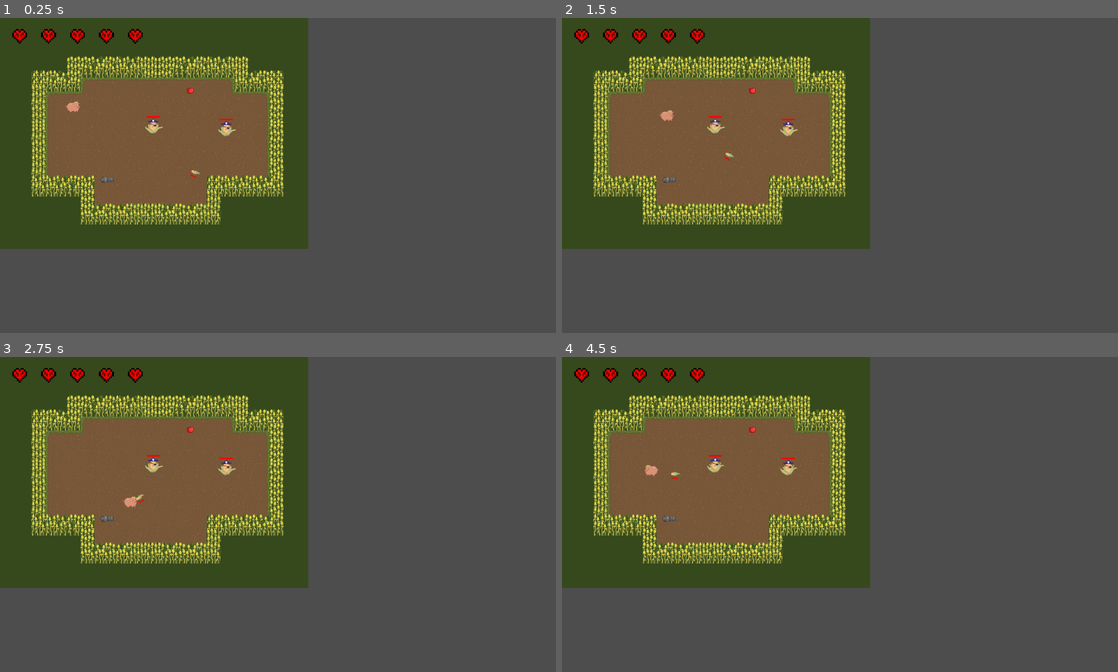
Above: before the commit, frames 1-4 (two rows, left to right).
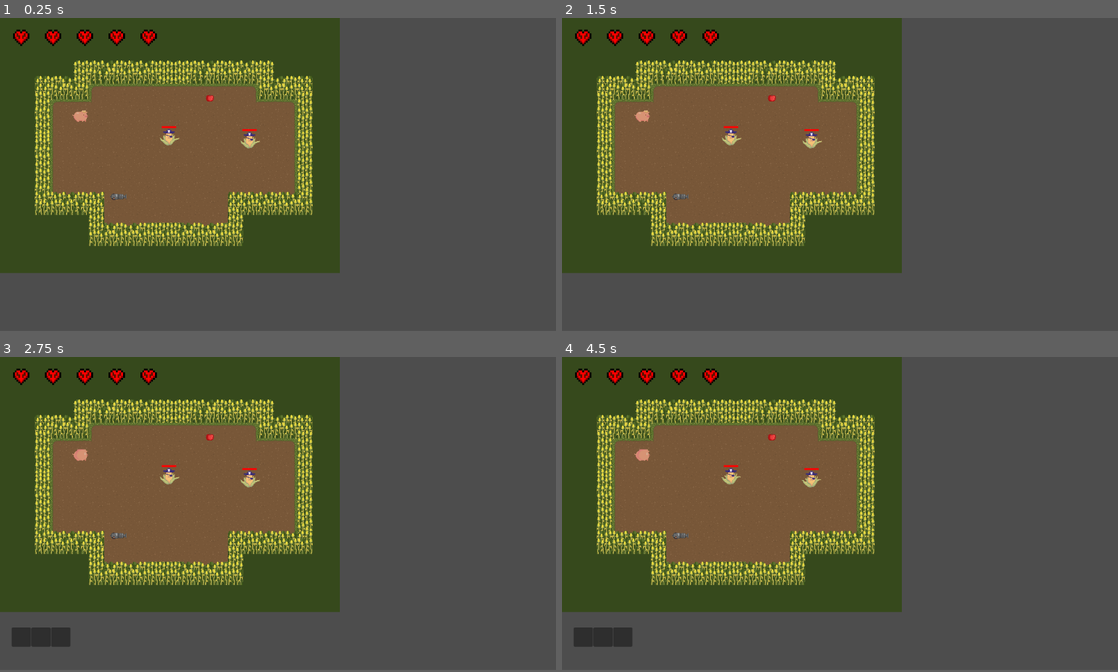
Above: after the commit, the same moments.

Repository: JasonLee4/MaizeRunnerGame
Game: Godot game, scene res://scenes/levels/main_level.tscn
Same seed, same stepped clock (60 frames per second), same inputs: the game is played once before the commit and once after it.
Inputs (mouse positions are in pixels of both pictures, inside the frame that each line leads up to):
- Up to frame 1 (0.25 s): no input
- Up to frame 2 (1.5 s): move the mouse to (962, 159) at 0.52 s; hold D (right) 0.53-1.28 s; tap Space (dash) at 0.6 s; tap Q (q, bound only after the commit) at 0.8, 1.35 s; move the mouse to (728, 191) at 1.27 s; hold S (down) from 1.28 s (still down)
- Up to frame 3 (2.75 s): tap Space (dash) at 1.55 s; move the mouse to (333, 445) at 2.02 s; release S (down) at 2.03 s; hold D (right) from 2.03 s (still down); hold F (advance_dialogue) from 2.03 s (still down); tap Q (q, bound only after the commit) at 2.3 s
- Up to frame 4 (4.5 s): move the mouse to (812, 577) at 2.77 s; release D (right) at 2.78 s; release F (advance_dialogue) at 2.78 s; hold W (up) 2.78-3.53 s; tap Space (dash) at 2.85 s; move the mouse to (1006, 561) at 3.52 s; hold A (left) from 3.53 s (still down); click (1006, 561) at 3.6 s; tap Q (q, bound only after the commit) at 3.8, 4.35 s; move the mouse to (673, 467) at 4.27 s
In our replay, the window is 800x453 before the commit and 800x450 after it. These sizes can differ from the game's own. Grey fills any space a smaller window leaves; there, only what the larger window draws over its background counts as a difference.

The runs differ from the first frame. In frame 1, 22% of the frame differs, in the area x 0-62%, y 0-82%; in frame 2, 22%; in frame 3, 23%; in frame 4, 23%, in the area x 0-62%, y 0-92%.
Error after the commit: Invalid access to property or key 'craft_torch' on a base object of type 'null instance'. (res://scenes/characters/pig.gd:35)

Commit message:
light and inventory with wood

Diff:
--- a/project.godot
+++ b/project.godot
@@ -21,8 +21,7 @@
 
 [display]
 
-window/size/viewport_width=1270
-window/size/viewport_height=720
+window/stretch/mode="viewport"
 
 [dotnet]
 
@@ -80,6 +79,11 @@
 "events": [Object(InputEventMouseButton,"resource_local_to_scene":false,"resource_name":"","device":-1,"window_id":0,"a …(253 unchanged characters)…
 ]
 }
+q={
+"deadzone": 0.5,
+"events": [Object(InputEventKey,"resource_local_to_scene":false,"resource_name":"","device":-1,"window_id":0,"alt_pressed":false,"shift_pressed":false,"ctrl_pressed":false,"meta_pressed":false,"pressed":false,"keycode":0,"physical_keycode":81,"key_label":0,"unicode":113,"echo":false,"script":null)
+]
+}
 
 [layer_names]
 
--- a/scenes/characters/Pig.gd
+++ b/scenes/characters/Pig.gd
@@ -3,7 +3,7 @@
 var pigbullet_scene = preload("res://scenes/projectiles/pigbullet.tscn")
 
 @onready var state_machine = get_node("player_state_machine")
-
+@onready var fire_place = get_tree().current_scene.get_node("FirePlace")
 
 #Dash variable
 var dashDirection = Vector2(1,0)
@@ -25,25 +25,27 @@
 var equipped = false
 var curr_bullet_sprite
 
-#var all_weapons = {"cannon": preload("res://scenes/items/weapons/cannon.tscn")}
-#var curr_weapon
-#var cannon_instance
-#func get_input():
-	#var input_direction = Input.get_vector("left","right" , "up", "down")
-	#velocity = input_direction * speed
-	#
-		#
-	#dash(input_direction)
+@export var inv: Inventory
 
-#func _ready():
-	#
-	#cannon_instance = all_weapons["cannon"].instantiate()
-	#cannon_instance.connect("equipweapon",equip_weapon)
+#func on_item_picked_up(item_name: String):
+	#inventory.add_item(item_name)
+	#print(inventory.get_items())
+#
+func _ready():
+	fire_place.craft_torch.connect(craft)
+
+func craft():
+	if inv.slots[0].amount >= 2:
+		print("crafting... using wood...")
+		inv.remove_item(inv.slots[0].item, 2)
+		print(inv.slots[0].amount)
+		pass
 
 
 func _physics_process(delta):
 	# run through states
 	state_machine.process_states(delta)
+	$piglight.look_at(get_global_mouse_position())
 
 	if velocity != Vector2(0,0):
 		if state_machine.selected_state.name == "state_rolling":
@@ -61,12 +63,12 @@
 			$weapon_sprite.flip_h = true
 			$Roll.flip_h = true
 			$Marker2D.position.x = -1 * abs($Marker2D.position.x)
+
 		else:
 			$Sprite2D.flip_h = false
 			$weapon_sprite.flip_h = false
 			$Roll.flip_h = false
 			$Marker2D.position.x = abs($Marker2D.position.x)
-
 
 
 	else:
@@ -163,7 +165,7 @@
 		$dmg_iframe_cooldown.start()
 
 
-		print("player took ",damage," damage")
+		#print("player took ",damage," damage")
 
 
 
@@ -177,3 +179,16 @@
 
 func _on_dmg_iframe_cooldown_timeout():
 	invulnerable = false
+
+
+
+func _on_piglightarea_body_entered(body):
+	# weeping angel /freeze in place behavior
+	if body.has_method("enemy"):
+		body.freeze = true
+
+
+func collect(item):
+	print("collected ", item.name)
+	inv.insert(item)
+	print(inv.slots[0].item.name, inv.slots[0].amount)
--- a/scenes/enemies/enemy.gd
+++ b/scenes/enemies/enemy.gd
@@ -2,7 +2,7 @@
 class_name enemy
 
 @export var speed = 100
-
+@export var freeze = false
 var MAX_HEALTH = 100
 var health = MAX_HEALTH
 var damage = 1
@@ -37,13 +37,13 @@
 
 func _on_enemy_hitbox_body_entered(body):
 	if body.has_method("player"):
-		body.enemies_pig_can_attack.append(self)
+		#body.enemies_pig_can_attack.append(self)
 		#player_in_hitbox = true
 		player = body
 
 func _on_enemy_hitbox_body_exited(body):
 	if body.has_method("player"):
-		body.enemies_pig_can_attack.erase(self)
+		#body.enemies_pig_can_attack.erase(self)
 		#player_in_hitbox = false
 		player = null
 
--- a/scenes/enemies/followingEnemy.gd
+++ b/scenes/enemies/followingEnemy.gd
@@ -6,6 +6,8 @@
 @onready var pig = owner.get_node("Pig")
 
 func move():
+	if freeze:
+		speed = 0
 	assert(pig != null)
 	pig_position  = pig.global_position
 	target_position = (pig_position-position).normalized()
@@ -26,7 +28,7 @@
 	MAX_HEALTH = 50
 	health = 50
 	damage = 0
-
+	visible = false
 	#var mob_types = $AnimatedSprite2D.sprite_frames.get_animation_names()
 	#$AnimatedSprite2D.play(mob_types[randi() % mob_types.size()])
 	$Healthbar.max_value = MAX_HEALTH
--- a/scenes/enemies/followingEnemy.tscn
+++ b/scenes/enemies/followingEnemy.tscn
@@ -1,7 +1,7 @@
-[gd_scene load_steps=13 format=3 uid="uid://cu6fbl27cj8ni"]
+[gd_scene load_steps=14 format=3 uid="uid://cu6fbl27cj8ni"]
 
 [ext_resource type="Script" path="res://scenes/enemies/followingEnemy.gd" id="1_dfq2f"]
-[ext_resource type="Texture2D" uid="uid://dr0ojxowr51kt" path="res://assets/spritesheets/leechfat.png" id="2_ifx37"]
+[ext_resource type="Texture2D" uid="uid://b04yg0hexyo6d" path="res://assets/spritesheets/rat.png" id="2_2b52o"]
 [ext_resource type="Texture2D" uid="uid://825vqg53eb4y" path="res://assets/enemyFlyingAlt_1.png" id="2_o6mjj"]
 [ext_resource type="Texture2D" uid="uid://emfpb4u68gqe" path="res://assets/enemyFlyingAlt_2.png" id="3_x7ygf"]
 [ext_resource type="Texture2D" uid="uid://cwu076qg8x6r6" path="res://assets/enemySwimming_1.png" id="4_66qlc"]
@@ -9,6 +9,9 @@
 [ext_resource type="Texture2D" uid="uid://dal1l060e2lks" path="res://assets/enemyWalking_1.png" id="6_jb3bn"]
 [ext_resource type="Texture2D" uid="uid://b3vtti24til65" path="res://assets/enemyWalking_2.png" id="7_o4sbv"]
 [ext_resource type="Script" path="res://scenes/enemies/Healthbar.gd" id="8_quany"]
+
+[sub_resource type="CanvasItemMaterial" id="CanvasItemMaterial_uktgw"]
+light_mode = 2
 
 [sub_resource type="SpriteFrames" id="SpriteFrames_kwn2n"]
 animations = [{
@@ -60,8 +63,9 @@
 speed = 60
 
 [node name="Sprite2D" type="Sprite2D" parent="."]
-scale = Vector2(0.5, 0.5)
-texture = ExtResource("2_ifx37")
+material = SubResource("CanvasItemMaterial_uktgw")
+scale = Vector2(0.2, 0.2)
+texture = ExtResource("2_2b52o")
 flip_h = true
 
 [node name="AnimatedSprite2D" type="AnimatedSprite2D" parent="."]
--- /dev/null
+++ b/scenes/items/inventory/Inventory.gd
@@ -0,0 +1,39 @@
+extends Resource
+
+class_name Inventory
+
+signal update
+
+@export var slots: Array[Inventory_Slot]
+
+func insert(item: Inv_Item):
+	var itemslots = slots.filter(func(slot): return slot.item == item)
+	if !itemslots.is_empty():
+		itemslots[0].amount += 1
+	else:
+		var emptyslots = slots.filter(func(slot) : return slot.item ==  null)
+		if !emptyslots.is_empty():
+			emptyslots[0].item = item
+			emptyslots[0].amount = 1
+	update.emit()
+
+func remove_item(item: Inv_Item, amount):
+	print("removing item...")
+	var itemslots = slots.filter(func(slot): return slot.item == item)
+	if !itemslots.is_empty():
+		itemslots[0].amount -= amount
+#func add_item(item):
+	#if _content.has(item):
+		#_content[item] += 1
+		#
+	#else:
+		#_content[item] = 4
+		#
+#
+#func remove_item(item):
+	#
+	#if _content.has(item) and _content[item] > 0:
+		#_content[item] -= 1
+	#
+#func get_items():
+	#return _content
--- /dev/null
+++ b/scenes/items/inventory/inv_items/InvItem.gd
@@ -0,0 +1,6 @@
+extends Resource
+
+class_name Inv_Item
+
+@export var name: String = ""
+@export var texture: Texture2D
--- /dev/null
+++ b/scenes/items/inventory/inv_items/wood.tres
@@ -0,0 +1,9 @@
+[gd_resource type="Resource" script_class="Inv_Item" load_steps=3 format=3 uid="uid://d0rlo1xffr4of"]
+
+[ext_resource type="Script" path="res://scenes/items/inventory/inv_items/InvItem.gd" id="1_bxbkl"]
+[ext_resource type="Texture2D" uid="uid://0gfyq1lcklhe" path="res://assets/spritesheets/wood.png" id="2_skcmn"]
+
+[resource]
+script = ExtResource("1_bxbkl")
+name = "wood"
+texture = ExtResource("2_skcmn")
--- /dev/null
+++ b/scenes/items/inventory/inventory_slot.gd
@@ -0,0 +1,7 @@
+extends Resource
+
+class_name Inventory_Slot
+
+@export var item: Inv_Item
+
+@export var amount: int
--- /dev/null
+++ b/scenes/items/inventory/piginv.tres
@@ -0,0 +1,20 @@
+[gd_resource type="Resource" script_class="Inventory" load_steps=6 format=3 uid="uid://cr8t1dk3ea4ah"]
+
+[ext_resource type="Script" path="res://scenes/items/inventory/Inventory.gd" id="1_a1trc"]
+[ext_resource type="Script" path="res://scenes/items/inventory/inventory_slot.gd" id="2_3kuck"]
+
+[sub_resource type="Resource" id="Resource_57t06"]
+script = ExtResource("2_3kuck")
+amount = 0
+
+[sub_resource type="Resource" id="Resource_wded8"]
+script = ExtResource("2_3kuck")
+amount = 0
+
+[sub_resource type="Resource" id="Resource_7jcos"]
+script = ExtResource("2_3kuck")
+amount = 0
+
+[resource]
+script = ExtResource("1_a1trc")
+slots = Array[ExtResource("2_3kuck")]([SubResource("Resource_57t06"), SubResource("Resource_wded8"), SubResource("Resource_7jcos")])
--- /dev/null
+++ b/scenes/items/item.gd
@@ -0,0 +1,11 @@
+extends Node
+
+class_name Item
+
+#const Database = {
+	#"wood" : {
+		#"name" : "Wood",
+		#"scene" : "res://scenes/items/wood.tscn"
+		#
+	#}
+#}
--- /dev/null
+++ b/scenes/items/torch.gd
@@ -0,0 +1 @@
+extends RigidBody2D
--- /dev/null
+++ b/scenes/items/torch.tscn
@@ -0,0 +1,21 @@
+[gd_scene load_steps=4 format=3 uid="uid://efwdnoirj55t"]
+
+[ext_resource type="Script" path="res://scenes/items/torch.gd" id="1_kfmpc"]
+
+[sub_resource type="RectangleShape2D" id="RectangleShape2D_rbb71"]
+
+[sub_resource type="CircleShape2D" id="CircleShape2D_ydk86"]
+
+[node name="Torch" type="RigidBody2D"]
+gravity_scale = 0.0
+script = ExtResource("1_kfmpc")
+
+[node name="Sprite2D" type="Sprite2D" parent="."]
+
+[node name="CollisionShape2D" type="CollisionShape2D" parent="."]
+shape = SubResource("RectangleShape2D_rbb71")
+
+[node name="Area2D" type="Area2D" parent="."]
+
+[node name="CollisionShape2D" type="CollisionShape2D" parent="Area2D"]
+shape = SubResource("CircleShape2D_ydk86")
--- /dev/null
+++ b/scenes/items/wood.gd
@@ -0,0 +1,8 @@
+extends Node2D
+
+@export var item: Inv_Item
+
+func _on_area_2d_body_entered(body):
+	if body.has_method("collect"):
+		body.collect(item)
+		queue_free()
--- /dev/null
+++ b/scenes/items/wood.tscn
@@ -0,0 +1,24 @@
+[gd_scene load_steps=5 format=3 uid="uid://ceek5f5hxvohe"]
+
+[ext_resource type="Texture2D" uid="uid://0gfyq1lcklhe" path="res://assets/spritesheets/wood.png" id="1_huaco"]
+[ext_resource type="Script" path="res://scenes/items/wood.gd" id="1_wgwtm"]
+[ext_resource type="Resource" uid="uid://d0rlo1xffr4of" path="res://scenes/items/inventory/inv_items/wood.tres" id="2_lihq0"]
+
+[sub_resource type="CircleShape2D" id="CircleShape2D_jyc43"]
+radius = 18.0
+
+[node name="Wood" type="Node2D"]
+script = ExtResource("1_wgwtm")
+item = ExtResource("2_lihq0")
+
+[node name="Sprite2D" type="Sprite2D" parent="."]
+texture = ExtResource("1_huaco")
+
+[node name="Area2D" type="Area2D" parent="."]
+collision_layer = 4
+
+[node name="CollisionShape2D" type="CollisionShape2D" parent="Area2D"]
+position = Vector2(1, 0)
+shape = SubResource("CircleShape2D_jyc43")
+
+[connection signal="body_entered" from="Area2D" to="." method="_on_area_2d_body_entered"]
--- /dev/null
+++ b/scenes/objects/FirePlace.gd
@@ -0,0 +1,23 @@
+extends StaticBody2D
+
+class_name FirePlace
+
+var crafting_available
+signal craft_torch
+
+func _physics_process(delta):
+	if Input.is_action_just_pressed("interact") and crafting_available:
+		# get crafting ready
+		craft_torch.emit()
+		await get_tree().create_timer(1).timeout
+
+
+func _on_area_2d_body_entered(body):
+	if body.has_method("player"):
+		crafting_available = true
+
+
+
+func _on_area_2d_body_exited(body):
+	if body.has_method("player"):
+		crafting_available = false
--- /dev/null
+++ b/scenes/objects/FirePlace.tscn
@@ -0,0 +1,32 @@
+[gd_scene load_steps=5 format=3 uid="uid://bvxtel4kt8t1d"]
+
+[ext_resource type="Texture2D" uid="uid://c64m8bioy63m1" path="res://assets/spritesheets/apple.png" id="1_dq3mn"]
+[ext_resource type="Script" path="res://scenes/objects/FirePlace.gd" id="1_m0kst"]
+
+[sub_resource type="RectangleShape2D" id="RectangleShape2D_5ybjv"]
+size = Vector2(76, 59)
+
+[sub_resource type="CircleShape2D" id="CircleShape2D_7c7er"]
+radius = 31.0161
+
+[node name="FirePlace" type="StaticBody2D"]
+script = ExtResource("1_m0kst")
+
+[node name="Sprite2D" type="Sprite2D" parent="."]
+position = Vector2(0, -9.53674e-07)
+scale = Vector2(2.125, 2.20833)
+texture = ExtResource("1_dq3mn")
+
+[node name="Area2D" type="Area2D" parent="."]
+collision_layer = 4
+
+[node name="CollisionShape2D" type="CollisionShape2D" parent="Area2D"]
+position = Vector2(1, 12.5)
+shape = SubResource("RectangleShape2D_5ybjv")
+
+[node name="CollisionShape2D" type="CollisionShape2D" parent="."]
+position = Vector2(1, 0)
+shape = SubResource("CircleShape2D_7c7er")
+
+[connection signal="body_entered" from="Area2D" to="." method="_on_area_2d_body_entered"]
+[connection signal="body_exited" from="Area2D" to="." method="_on_area_2d_body_exited"]
--- /dev/null
+++ b/scenes/ui/hot_bar.gd
@@ -0,0 +1,33 @@
+extends Control
+
+var is_open = false
+@onready var inventory = preload("res://scenes/items/inventory/piginv.tres")
+@onready var slots = $GridContainer.get_children()
+
+
+
+func _ready():
+	inventory.update.connect(update_slots)
+	update_slots()
+	close()
+
+func update_slots():
+	print("updating slots")
+	for i in range(min(inventory.slots.size(), slots.size())):
+		print(i)
+		slots[i].update(inventory.slots[i])
+
+func _process(delta):
+	if Input.is_action_just_pressed("q"):
+		if is_open:
+			close()
+		else:
+			open()
+
+func open():
+	self.visible = true
+	is_open = true
+
+func close():
+	visible = false
+	is_open = false
--- /dev/null
+++ b/scenes/ui/hot_bar.tscn
@@ -0,0 +1,31 @@
+[gd_scene load_steps=3 format=3 uid="uid://cbkisr6j6ais2"]
+
+[ext_resource type="Script" path="res://scenes/ui/hot_bar.gd" id="1_sdpi3"]
+[ext_resource type="PackedScene" uid="uid://byeselobihax4" path="res://scenes/ui/hotbar_slot.tscn" id="2_iihtt"]
+
+[node name="HotBar" type="Control"]
+layout_mode = 3
+anchors_preset = 15
+anchor_right = 1.0
+anchor_bottom = 1.0
+offset_right = -1064.0
+offset_bottom = -538.0
+grow_horizontal = 2
+grow_vertical = 2
+script = ExtResource("1_sdpi3")
+
+[node name="GridContainer" type="GridContainer" parent="."]
+layout_mode = 0
+offset_right = 88.0
+offset_bottom = 53.0
+theme_override_constants/h_separation = 1
+columns = 10
+
+[node name="HotbarSlot" parent="GridContainer" instance=ExtResource("2_iihtt")]
+layout_mode = 2
+
+[node name="HotbarSlot2" parent="GridContainer" instance=ExtResource("2_iihtt")]
+layout_mode = 2
+
+[node name="HotbarSlot3" parent="GridContainer" instance=ExtResource("2_iihtt")]
+layout_mode = 2
--- /dev/null
+++ b/scenes/ui/hotbar_slot.gd
@@ -0,0 +1,14 @@
+extends Panel
+
+@onready var item_visual = $CenterContainer/Panel/Item_Display
+@onready var amount_text: Label = $CenterContainer/Panel/Label
+
+func update(slot: Inventory_Slot):
+	if !slot.item:
+		item_visual.visible = false
+		amount_text.visible = false
+	else:
+		item_visual.visible = true
+		item_visual.texture = slot.item.texture
+		amount_text.visible = true
+		amount_text.text = str(slot.amount)
--- /dev/null
+++ b/scenes/ui/hotbar_slot.tscn
@@ -0,0 +1,33 @@
+[gd_scene load_steps=2 format=3 uid="uid://byeselobihax4"]
+
+[ext_resource type="Script" path="res://scenes/ui/hotbar_slot.gd" id="1_kkbiw"]
+
+[node name="HotbarSlot" type="Panel"]
+custom_minimum_size = Vector2(40, 40)
+offset_right = 52.0
+offset_bottom = 46.0
+script = ExtResource("1_kkbiw")
+
+[node name="Sprite2D" type="Sprite2D" parent="."]
+position = Vector2(26, 24)
+scale = Vector2(1.96875, 1.85938)
+
+[node name="CenterContainer" type="CenterContainer" parent="."]
+layout_mode = 0
+offset_right = 40.0
+offset_bottom = 40.0
+
+[node name="Panel" type="Panel" parent="CenterContainer"]
+layout_mode = 2
+
+[node name="Item_Display" type="Sprite2D" parent="CenterContainer/Panel"]
+position = Vector2(0, 1)
+scale = Vector2(1.65625, 1.57292)
+
+[node name="Label" type="Label" parent="CenterContainer/Panel"]
+layout_mode = 0
+offset_left = 5.0
+offset_top = 5.0
+offset_right = 45.0
+offset_bottom = 28.0
+text = "99"
--- a/scenes/ui/ui.tscn
+++ b/scenes/ui/ui.tscn
@@ -1,9 +1,10 @@
-[gd_scene load_steps=7 format=3 uid="uid://cx0pvdscatwe5"]
+[gd_scene load_steps=8 format=3 uid="uid://cx0pvdscatwe5"]
 
 [ext_resource type="Script" path="res://scenes/ui/ui.gd" id="1_y4067"]
 [ext_resource type="PackedScene" uid="uid://bwmjw5fc844nv" path="res://scenes/ui/heart.tscn" id="2_vnf4r"]
 [ext_resource type="Script" path="res://scenes/ui/minimap.gd" id="3_g5b3g"]
 [ext_resource type="Texture2D" uid="uid://wiol24vxcxnv" path="res://assets/ui/minimap-icons.png" id="4_etjpm"]
+[ext_resource type="PackedScene" uid="uid://cbkisr6j6ais2" path="res://scenes/ui/hot_bar.tscn" id="5_hlh8u"]
 
 [sub_resource type="TileSetAtlasSource" id="TileSetAtlasSource_exthu"]
 texture = ExtResource("4_etjpm")
@@ -57,3 +58,9 @@
 [node name="TileMap" type="TileMap" parent="MinimapContainer/Minimap"]
 tile_set = SubResource("TileSet_ve6ca")
 format = 2
+
+[node name="HotBar" parent="." instance=ExtResource("5_hlh8u")]
+offset_left = 24.0
+offset_top = 560.0
+offset_right = -1040.0
+offset_bottom = 22.0
Binary file added: assets/spritesheets/CONE.png
Not shown, added: assets/spritesheets/CONE.png.import
Binary file added: assets/spritesheets/rat.png
Not shown, added: assets/spritesheets/rat.png.import
Binary file added: assets/spritesheets/whitecircle.png
Not shown, added: assets/spritesheets/whitecircle.png.import
Binary file added: assets/spritesheets/wood.png
Not shown, added: assets/spritesheets/wood.png.import
